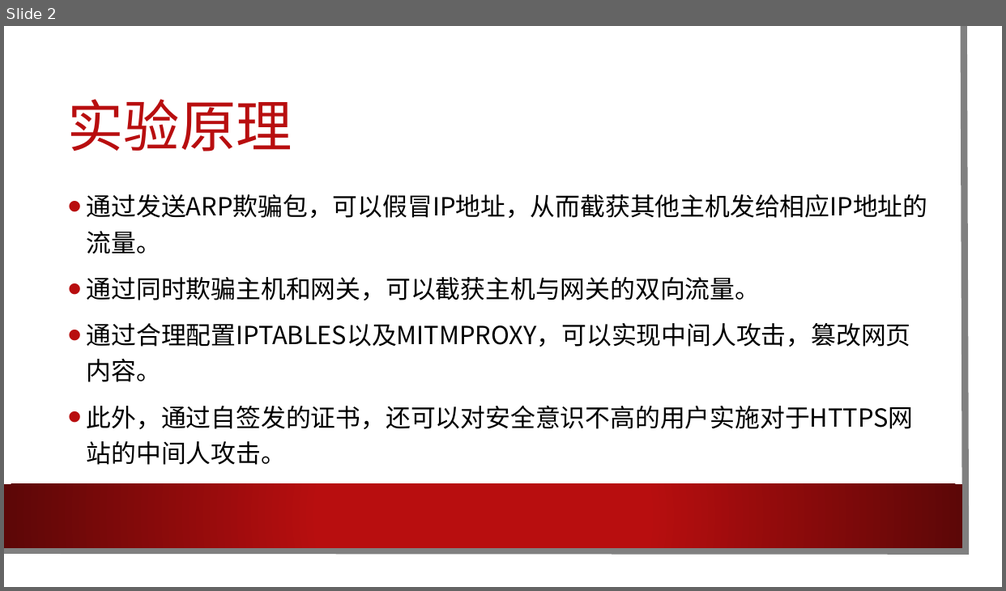
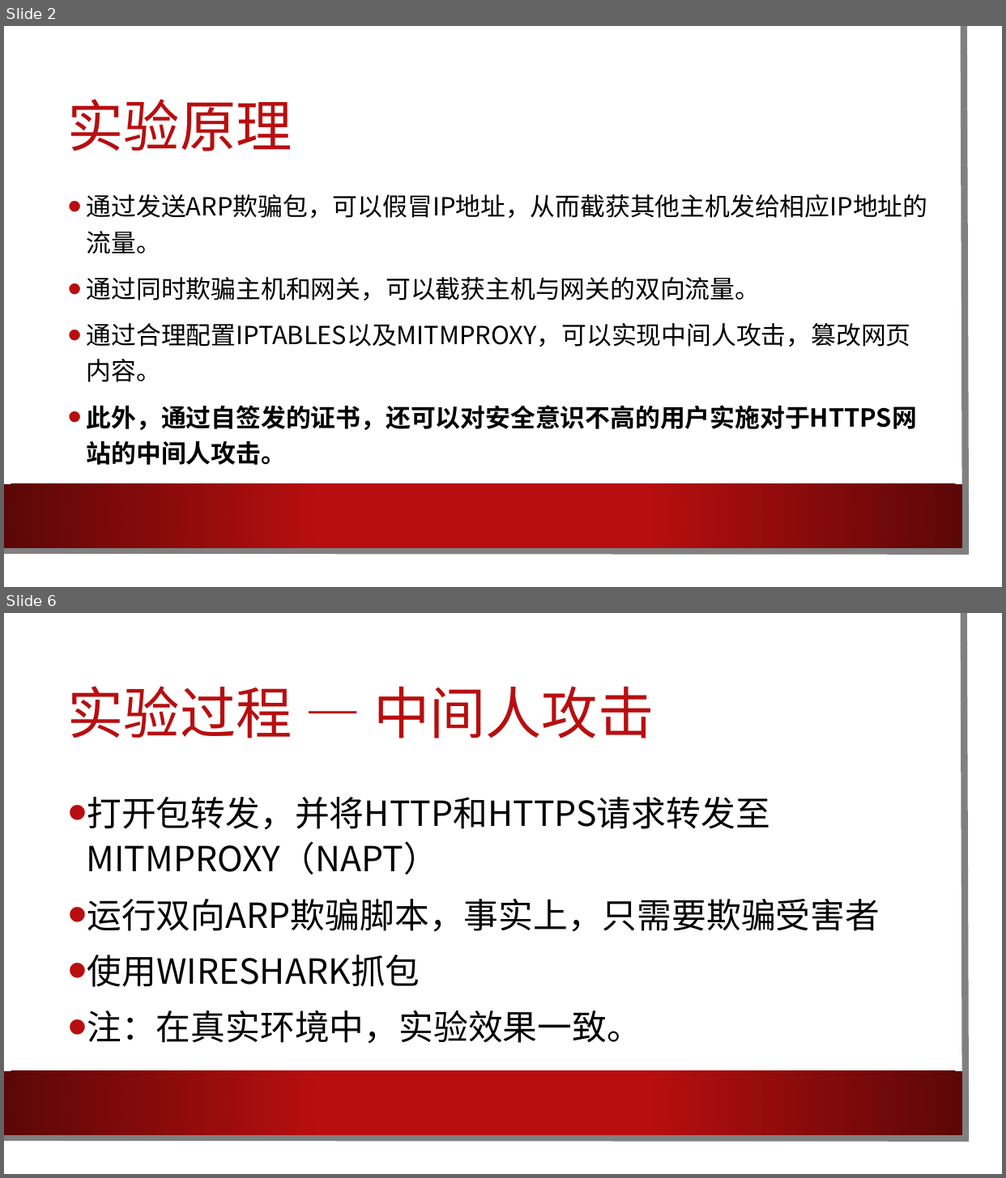
Before and after one commit to Harry-Chen/network-security-labs, a slide deck: lab2_mitm/slides.pptx. Shown one above the other, each under a label of ours: slide 2 before the commit, slides 2 and 6 after it; the slides between them are not shown. The pictures are 1006x591 and 1006x1178 pixels, drawn with LibreOffice and Linux fonts; fonts in the diff are those of the drawing; background and template pictures are left out. Boxes give left, top, right and bottom in pixels: in the first picture for what was removed or moved away, otherwise in the second. Text is boxed around its words. In the diff, an @@ line names an element or a change of style, - is before the commit and + after.

```diff
--- a/lab2_mitm/slides.pptx
+++ b/lab2_mitm/slides.pptx
@@ slide 6 added at (x1=4, y1=613, x2=1002, y2=1174), background picture (left out); not listed: 3 template elements that a slide beside it also shows @@
@@ title added at (x1=68, y1=686, x2=654, y2=739), 54 pt, text #B80E0F @@
+实验过程 — 中间人攻击
@@ text added at (x1=87, y1=797, x2=880, y2=1044), 33.3 pt, text #000000 @@
+• 打开包转发，并将HTTP和HTTPS请求转发至MITMPROXY（NAPT）
+• 运行双向ARP欺骗脚本，事实上，只需要欺骗受害者
+• 使用WIRESHARK抓包
+• 注：在真实环境中，实验效果一致。
@@ slide 2 changed as well @@
@@ text at (x1=87, y1=405, x2=917, y2=465): bold on in "此外，通过自签发的证书，还可以对安全意识不高的用户实施对于HTTPS网站的中间人攻击。" @@
```
Also in this commit, not shown: 1 other slide changed, 5 other slides added, 1 slide removed.
